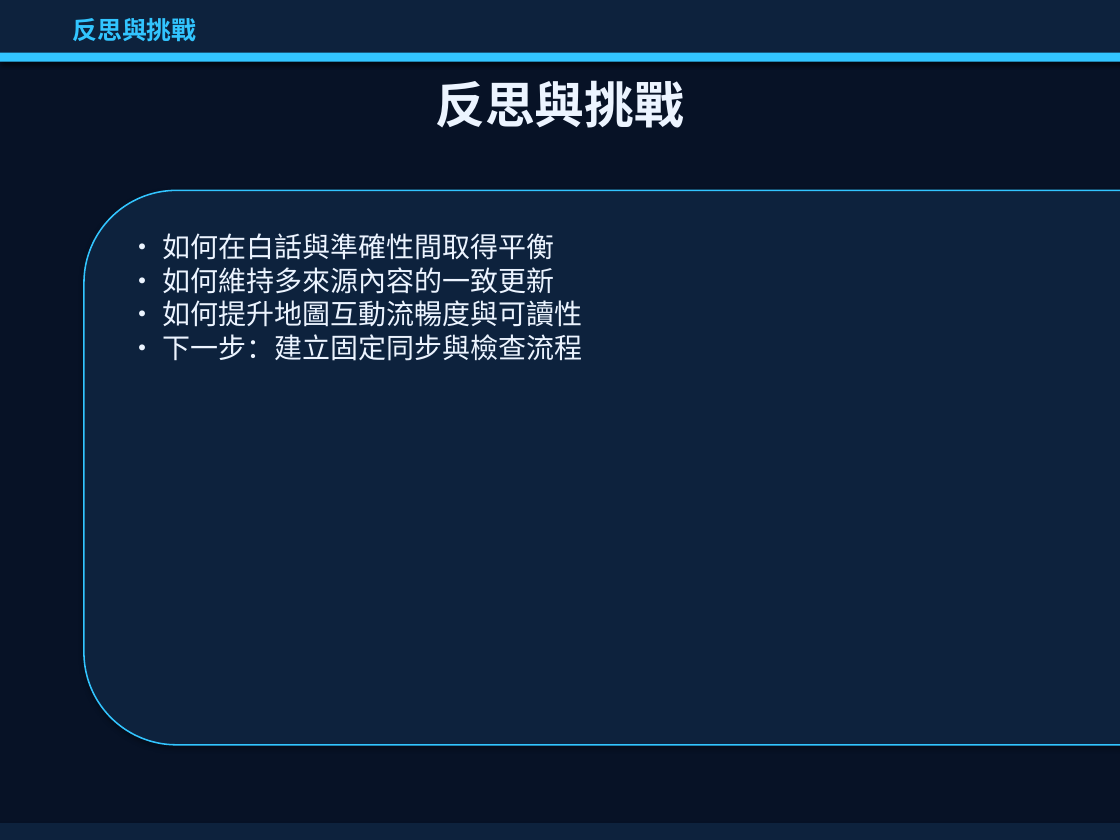
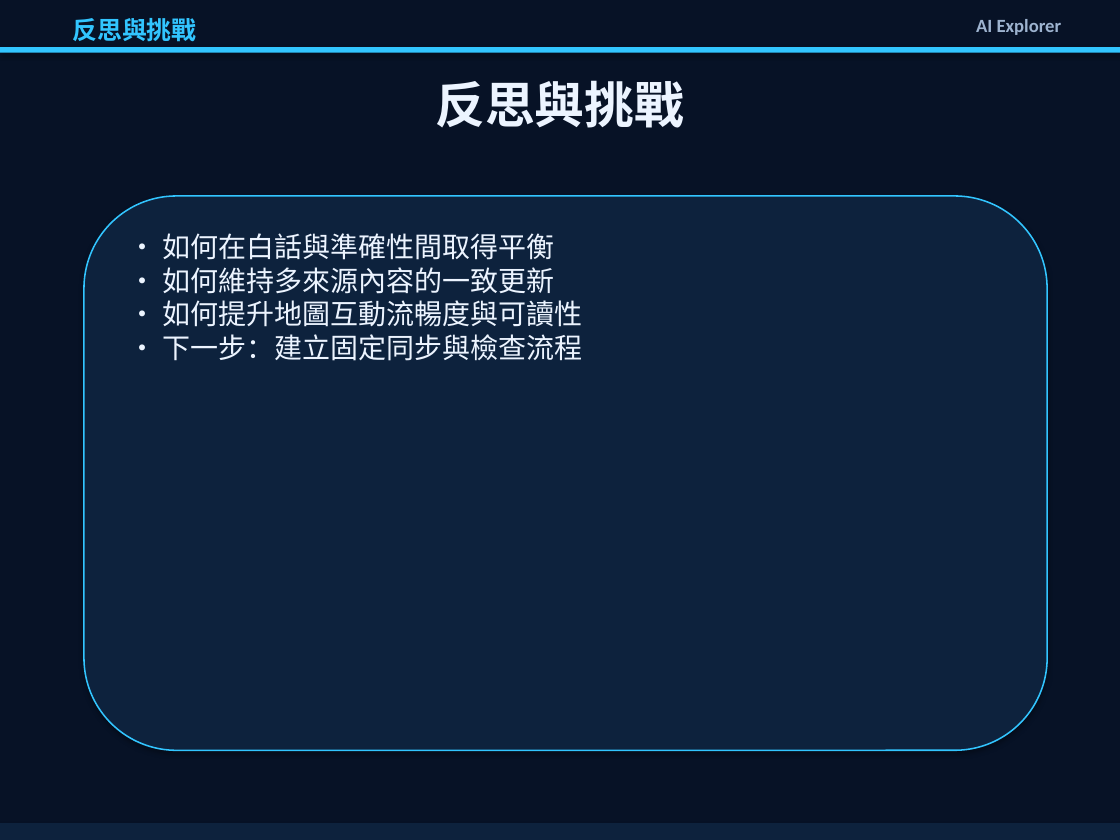
Before and after one commit to Rwei0921/aiclass, a slide deck: slide 13 of ppt/midterm_report.pptx (slide 15 before the commit). Drawn at 1120x840 pixels with LibreOffice and Linux fonts; fonts in the diff are those of the drawing. Boxes give left, top, right and bottom in pixels: in the first picture for what was removed or moved away, otherwise in the second. Text is boxed around its words. In the diff, an @@ line names an element or a change of style, - is before the commit and + after.

Commit message:
FIX PPT

```diff
--- a/ppt/midterm_report.pptx
+++ b/ppt/midterm_report.pptx
@@ rectangle removed at [0, 0, 1120, 62] @@
@@ text added at [976, 19, 1062, 35], 12 pt, text #9DB3CF, bold @@
+AI Explorer
@@ rectangle: place and size @@
-rectangle at [0, 53, 1120, 62]
+rectangle at [0, 47, 1120, 53]
@@ rectangle at [0, 47, 1120, 53]: mirrored @@
@@ rounded rectangle: place and size @@
-rounded rectangle at [84, 190, 1120, 745]
+rounded rectangle at [84, 196, 1047, 750]
```
Also in this commit, not shown: 13 other slides changed, 2 slides removed, 1 other file.
